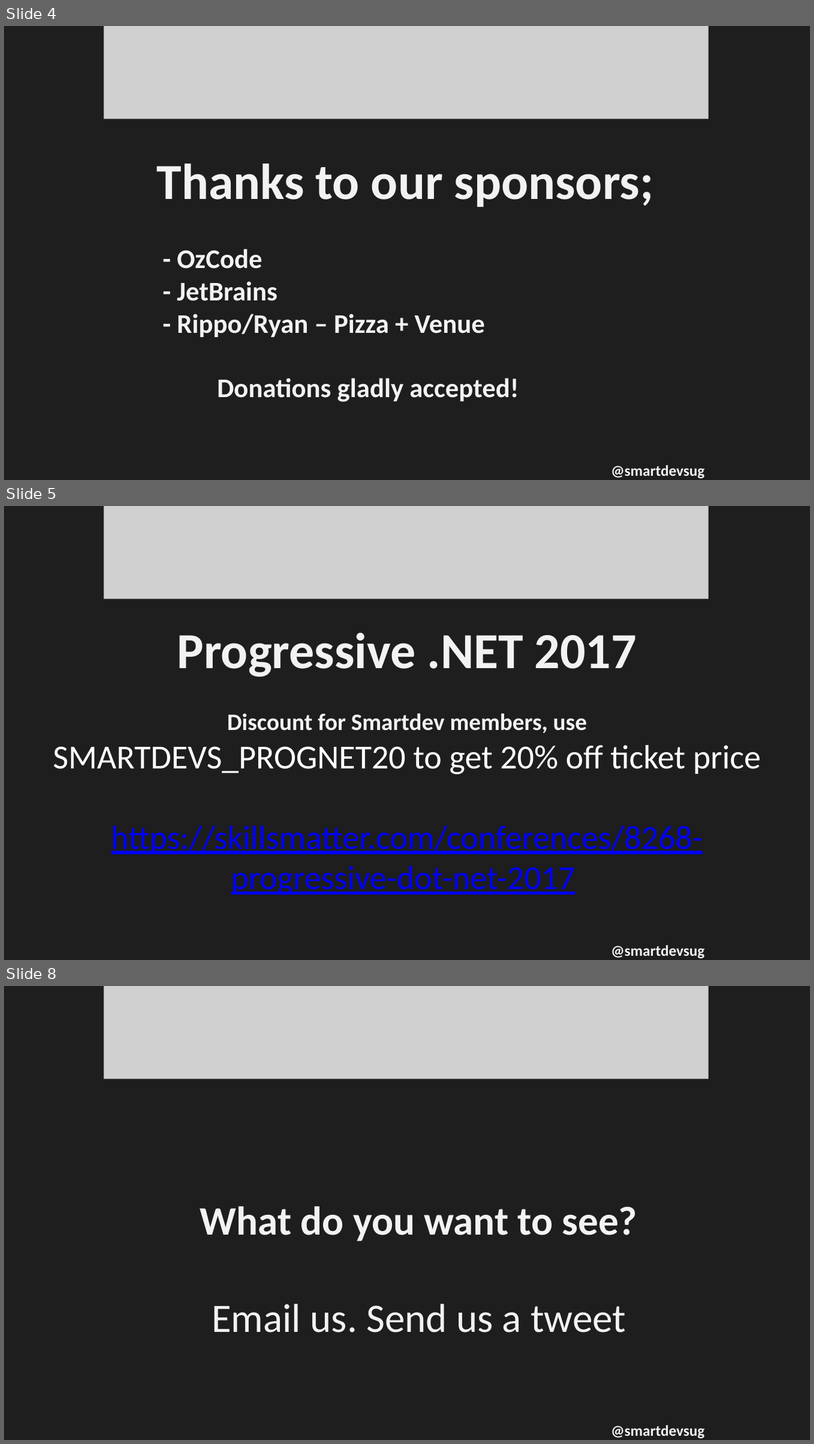
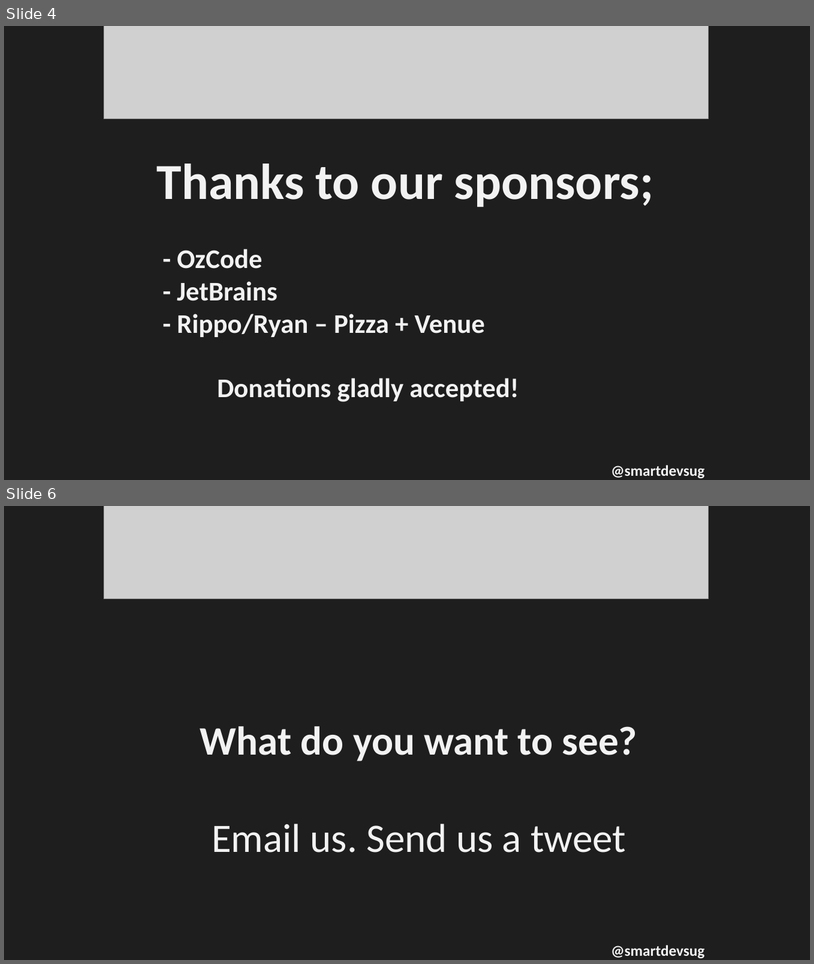
Before and after one commit to rippo/smartdevs, a slide deck: WelcomePresentation-SmartDevs.pptx. Shown one above the other, each under a label of ours: slides 4, 5 and 8 before the commit, slides 4 and 6 after it; the slides between them are not shown. The pictures are 814x1444 and 814x964 pixels, drawn with LibreOffice and Linux fonts; fonts in the diff are those of the drawing; grey boxes stand for pictures. Boxes give left, top, right and bottom in pixels: in the first picture for what was removed or moved away, otherwise in the second. Text is boxed around its words. In the diff, an @@ line names an element or a change of style, - is before the commit and + after.

```diff
--- a/WelcomePresentation-SmartDevs.pptx
+++ b/WelcomePresentation-SmartDevs.pptx
@@ slide 5 removed at (4, 506, 810, 960), background #1E1E1E @@
@@ picture removed at (104, 506, 709, 598) @@
@@ text removed at (53, 633, 761, 895) @@
-Progressive .NET 2017
-Discount for Smartdev members, use
-SMARTDEVS_PROGNET20 to get 20% off ticket price
-https://skillsmatter.com/conferences/8268-progressive-dot-net-2017
@@ text removed at (611, 945, 705, 958) @@
-@smartdevsug
@@ what was slide 8 is now slide 6 @@
```
Also in this commit, not shown: 2 slides changed, 1 other slide removed.
